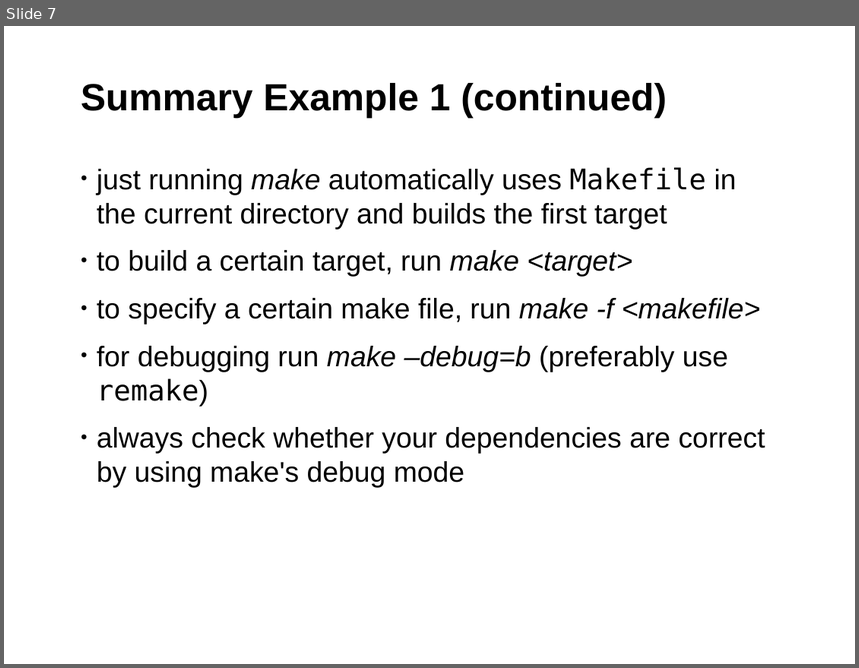
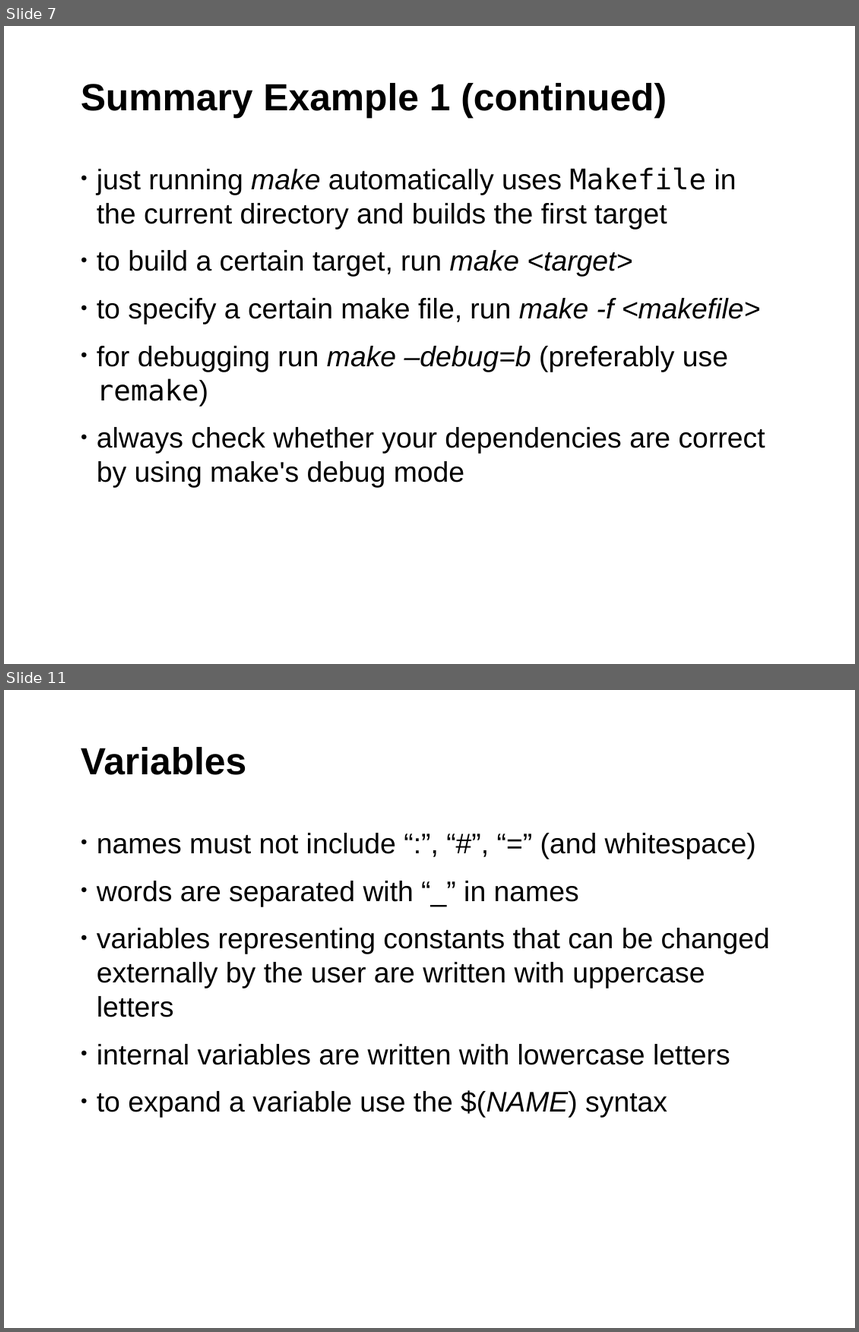
Before and after one commit to fsundermeyer/GNU_make_workshop, a slide deck: GNU_make_03_2015.odp. Shown one above the other, each under a label of ours: slide 7 before the commit, slides 7 and 11 after it; the slides between them are not shown. The pictures are 859x668 and 859x1332 pixels, drawn with LibreOffice and Linux fonts; fonts in the diff are those of the drawing; background and template pictures are left out. Boxes give left, top, right and bottom in pixels: in the first picture for what was removed or moved away, otherwise in the second. Text is boxed around its words. In the diff, an @@ line names an element or a change of style, - is before the commit and + after.

Commit message:
Part 2 of the GNU Make Workshop
Explaining rules, rule types, variables and vpath. The example contains an
enhanced version of the basic makefile using the stuff learned in this lesson.

```diff
--- a/GNU_make_03_2015.odp
+++ b/GNU_make_03_2015.odp
@@ slide 11 added at (4, 690, 855, 1328), background #FFFFFF; not listed: 1 template element that a slide beside it also shows @@
@@ title added at (81, 747, 247, 775), 32 pt, text #000000, bold @@
+Variables
@@ text added at (97, 833, 770, 1118), 24 pt, text #000000 @@
+• names must not include “:”, “#”, “=” (and whitespace)
+• words are separated with “_” in names
+• variables representing constants that can be changed externally by the user are written with uppercase letters
+• internal variables are written with lowercase letters
+• to expand a variable use the $(NAME) syntax
```
Also in this commit, not shown: 12 other slides added, 1 other file.
